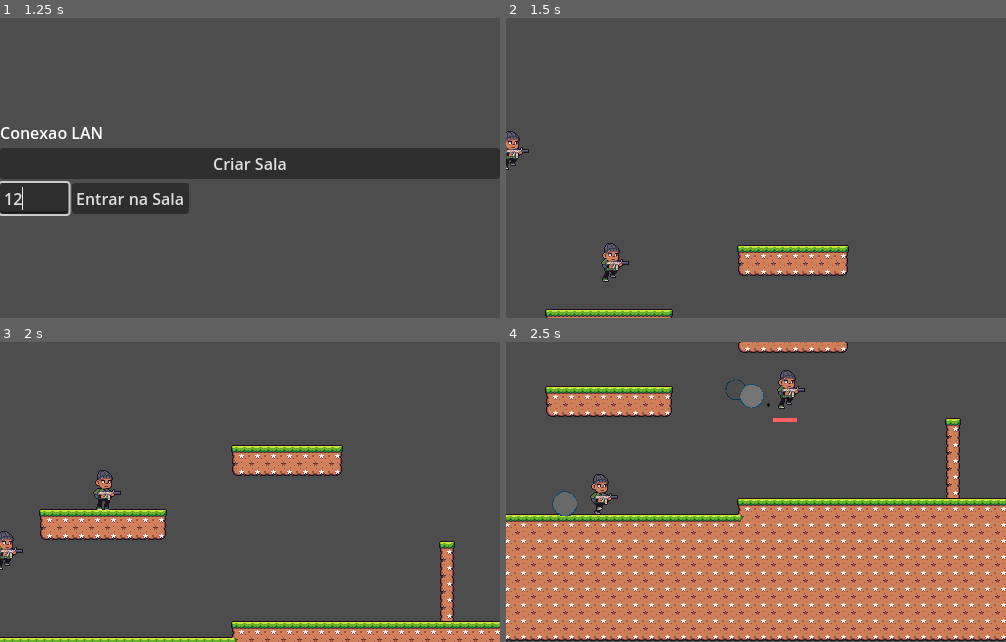
Above: before the commit, frames 1-4 (two rows, left to right).
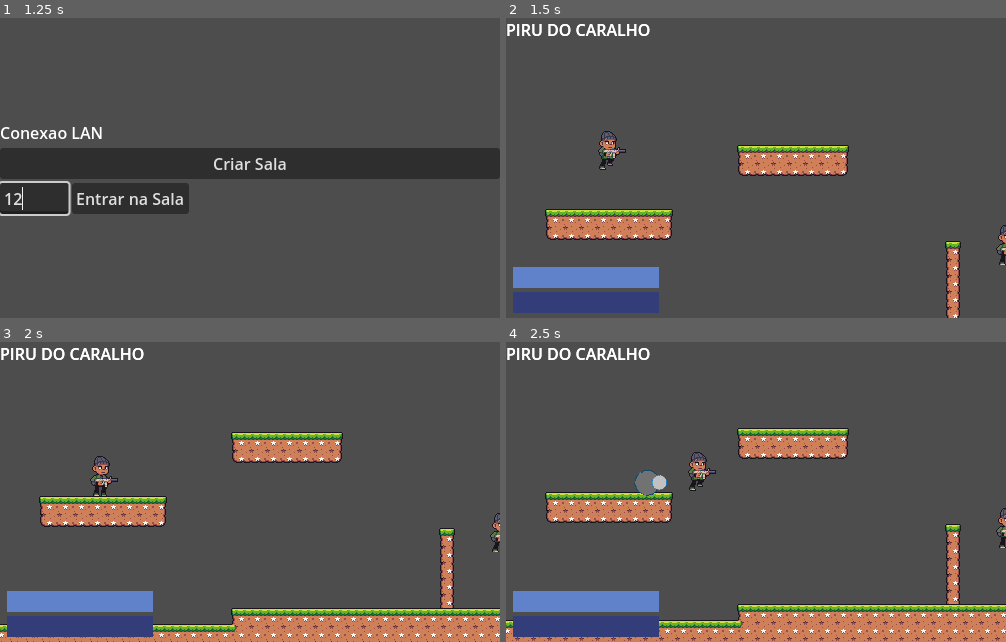
Above: after the commit, the same moments.

Repository: PHPsilvas/SDBullet
Game: Godot game, scene res://Menu.tscn
Same seed, same stepped clock (60 frames per second), same inputs: the game is played once before the commit and once after it.
Inputs (mouse positions are in pixels of both pictures, inside the frame that each line leads up to):
- Up to frame 1 (1.25 s): click (35, 198) at 0.52 s; type "12" at 0.6 s
- Up to frame 2 (1.5 s): click "Criar Sala" at 1.25 s
- Up to frame 3 (2 s): no input
- Up to frame 4 (2.5 s): tap Enter (ui_accept) at 2, 2.27 s; move the mouse to (866, 477) at 2.02 s; hold D (ui_right) from 2.03 s (still down); click (866, 477) at 2.1 s

Frame 1 is identical in both runs. In frame 2, 14% of the frame differs, in the area x 0-100%, y 2-100%; in frame 3, 18%; in frame 4, 52%, in the area x 0-100%, y 0-100%.

Commit message:
Quarta versão
Começado o hud com a Vida e o combustivel do jetpack

Diff:
--- a/Entities/character_body_2d.tscn
+++ b/Entities/character_body_2d.tscn
@@ -137,10 +137,13 @@
 height = 40.0
 
 [sub_resource type="StyleBoxFlat" id="StyleBoxFlat_hmlm2"]
-bg_color = Color(0.6, 0.6, 0.6, 0)
+resource_local_to_scene = true
+
+[sub_resource type="StyleBoxFlat" id="StyleBoxFlat_jpymk"]
+bg_color = Color(0.19992742, 0.23738298, 0.4741407, 1)
 
 [sub_resource type="StyleBoxFlat" id="StyleBoxFlat_0x5vh"]
-bg_color = Color(1, 0.3797178, 0.38329703, 1)
+bg_color = Color(0.3787548, 0.5081764, 0.7962637, 1)
 
 [node name="Player" type="CharacterBody2D"]
 collision_layer = 2
@@ -184,13 +187,43 @@
 wait_time = 0.005
 autostart = true
 
-[node name="JetPackBar" type="ProgressBar" parent="."]
-unique_name_in_owner = true
-visible = false
-offset_left = -12.385
-offset_top = 2.06
-offset_right = 12.615
-offset_bottom = 6.06
+[node name="CanvasLayer" type="CanvasLayer" parent="."]
+
+[node name="Control" type="Control" parent="CanvasLayer"]
+layout_mode = 3
+anchors_preset = 15
+anchor_right = 1.0
+anchor_bottom = 1.0
+grow_horizontal = 2
+grow_vertical = 2
+size_flags_horizontal = 4
+size_flags_vertical = 4
+
+[node name="Label" type="Label" parent="CanvasLayer/Control"]
+layout_mode = 0
+offset_right = 40.0
+offset_bottom = 23.0
+text = "PIRU DO CARALHO"
+
+[node name="JetPackBar" type="ProgressBar" parent="CanvasLayer/Control"]
+unique_name_in_owner = true
+layout_mode = 0
+offset_left = 7.0
+offset_top = 274.0
+offset_right = 153.385
+offset_bottom = 294.94
+theme_override_styles/background = SubResource("StyleBoxFlat_hmlm2")
+theme_override_styles/fill = SubResource("StyleBoxFlat_jpymk")
+value = 47.63
+show_percentage = false
+
+[node name="Healthbar" type="ProgressBar" parent="CanvasLayer/Control"]
+unique_name_in_owner = true
+layout_mode = 0
+offset_left = 7.0
+offset_top = 249.0
+offset_right = 153.385
+offset_bottom = 269.94
 theme_override_styles/background = SubResource("StyleBoxFlat_hmlm2")
 theme_override_styles/fill = SubResource("StyleBoxFlat_0x5vh")
 value = 47.63
--- a/Scenes/world.tscn
+++ b/Scenes/world.tscn
@@ -95,4 +95,4 @@
 script = ExtResource("3_wrm1d")
 player_scene = ExtResource("3_5a7ea")
 
-[node name="Players" parent="NetworkSpawner" instance=ExtResource("3_5a7ea")]
+[node name="Players" type="Node2D" parent="NetworkSpawner"]
--- a/Scripts/Network/network_spawner.gd
+++ b/Scripts/Network/network_spawner.gd
@@ -8,7 +8,7 @@
 
 var spawn_positions = [
 	Vector2(100, 100),
-	Vector2(400, 300)
+	Vector2(500, 200)
 ]
 
 func _ready():
@@ -22,6 +22,7 @@
 
 		# Spawna o player do próprio servidor (ID 1) apenas UMA vez
 		call_deferred("_spawn_player", 1)
+		call_deferred("_spawn_player", 2)
 
 func _on_peer_connected(id: int):
 	print("NetworkSpawner: Peer conectado, spawnando player para ID ", id)
--- a/Scripts/Player/Bullet.gd
+++ b/Scripts/Player/Bullet.gd
@@ -2,7 +2,8 @@
 
 var speed = 2000
 var direction := 0.0
-var shooter_id := 1  # ID de quem disparou
+var shooter_id := 1
+var damage = 10  # ID de quem disparou
 
 func _ready() -> void:
 	# Apenas o servidor simula a física da bala
@@ -33,7 +34,7 @@
 		if collider.get_multiplayer_authority() != shooter_id:
 			# Aplica dano ou lógica de hit
 			if collider.has_method("take_damage"):
-				collider.take_damage(10, shooter_id)
+				collider.take_damage(10, shooter_id, damage)
 
 # Função para inicializar a bala (chamada pelo servidor)
 func initialize(spawn_pos: Vector2, spawn_rotation: float, spawn_direction: float, owner_id: int):
--- a/Scripts/Player/player.gd
+++ b/Scripts/Player/player.gd
@@ -16,6 +16,7 @@
 @onready var anim := $AnimatedSprite2D
 @onready var jet_pack_particle: GPUParticles2D = %JetPackParticle
 @onready var jet_pack_bar: ProgressBar = %JetPackBar
+@onready var health_bar: ProgressBar = %Healthbar
 var bullet_path = preload("res://Entities/Bullet.tscn")
 
 const JETPACK_FORCE = 20.0
@@ -23,8 +24,14 @@
 const JETPACK_FUEL_COST = 1.0
 const JETPACK_MAXHEIGHT = 250
 
+
+const HEALTH_MAX = 100
+var health = HEALTH_MAX
+
 var jetpackFuel = JETPACK_FUEL_MAX
 var jetpack_active = false
+
+
 
 
 
@@ -37,6 +44,8 @@
 		set_physics_process(false)
 
 	jet_pack_bar.value = jetpackFuel
+	health_bar.value = health
+
 
 
 func _physics_process(delta):
@@ -156,7 +165,6 @@
 		jetpack_active = true
 		velocity.y -= JETPACK_FORCE
 		jetpackFuel -= JETPACK_FUEL_COST
-		jet_pack_bar.visible = true
 		jet_pack_bar.value -= JETPACK_FUEL_COST
 		jet_pack_particle.emitting = true
 
@@ -166,8 +174,6 @@
 		jet_pack_bar.value += JETPACK_FUEL_COST
 		jetpack_active = false
 		jet_pack_particle.emitting = false
-	if jetpackFuel >= 100:
-		jet_pack_bar.visible = false
 
 func fire():
 	# Apenas o dono pode disparar
@@ -209,10 +215,11 @@
 
 
 # OPCIONAL: Função para receber dano
-func take_damage(amount: int, attacker_id: int):
+func take_damage(amount: int, attacker_id: int, damage: int):
 	if multiplayer.is_server():
 		print("Player ", get_multiplayer_authority(), " levou ", amount, " de dano de ", attacker_id)
 		# Aqui você pode adicionar lógica de vida, morte, etc.
+		health -= damage
 
 func force_send_state():
 	if multiplayer.is_server():
Not shown: 1 places in Entities/character_body_2d.tscn that only renumber resources
